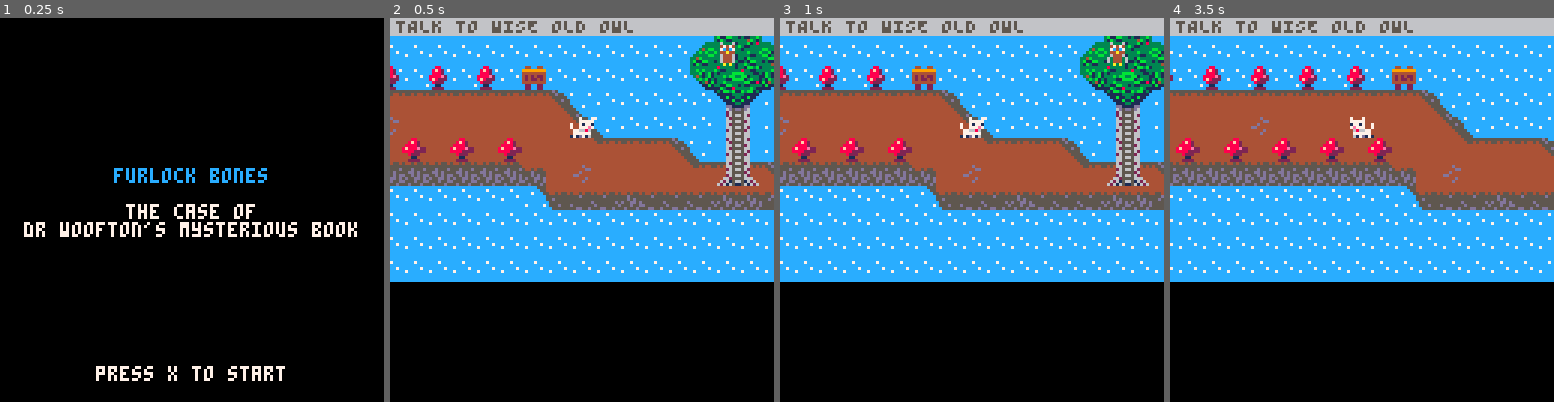
Above: before the commit, frames 1-4 (left to right).
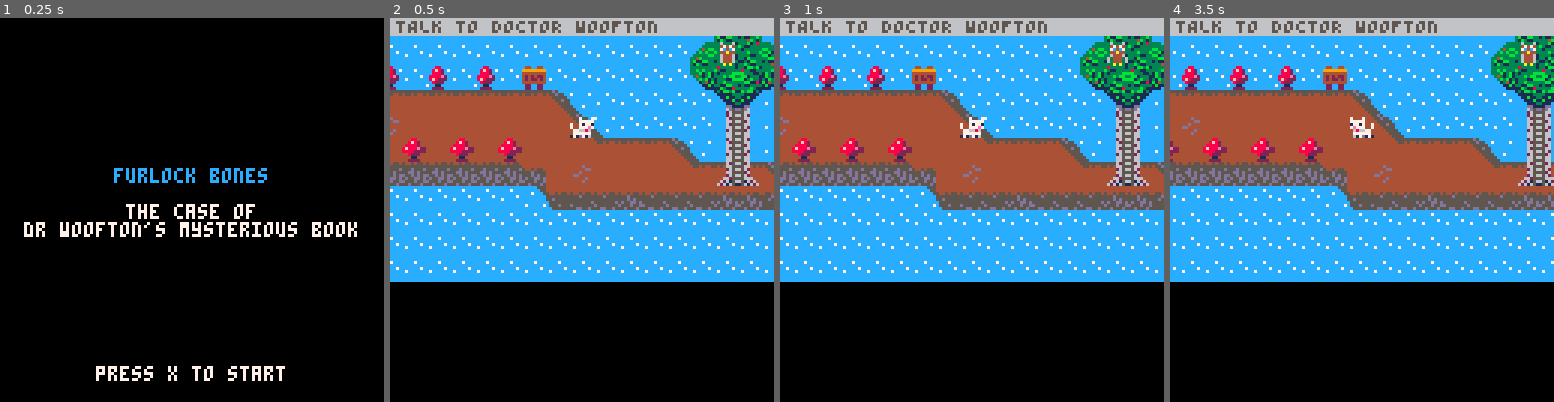
Above: after the commit, the same moments.

Repository: Mackeriah/FurlockBones-game
Game: PICO-8 cartridge furlock bones.p8
The game is run twice, just before and just after one commit, with the same random seed, the same clock (stepped at 60 frames per second) and the same inputs.
Inputs:
- Up to frame 1 (0.25 s): no input
- Up to frame 2 (0.5 s): tap X (X key) at 0.33 s
- Up to frame 3 (1 s): tap O (Z key) at 0.7 s
- Up to frame 4 (3.5 s): tap X (X key) at 1.07, 1.85, 2.97 s; hold Right 1.6-2.1 s; tap O (Z key) every 0.4 s from 1.7 to 3.3 s; hold Up 2.15-2.42 s; hold Right 2.47-3.03 s; hold Left from 3.08 s (still down)

Frame 1 is identical in both runs. In frame 2, 0.5% of the frame differs, in the area x 27-70%, y 0-4%; in frame 3, 0.5%; in frame 4, 20%, in the area x 0-100%, y 0-67%.

Commit message:
working on owl library scene

Diff:
--- a/furlock bones.p8
+++ b/furlock bones.p8
@@ -32,8 +32,7 @@
 	init_objective()
 	lost_animals()
 	shakeAmount = 0
-	objective.current = "TALK TO WISE OLD OWL"
-	--leavesExist = false
+	--objective.current = "TALK TO WISE OLD OWL"
 	leaves = {} -- used to store leaves, obvs
 	leafCount = 0
 end
@@ -191,13 +190,19 @@
 				if objective.current == "TALK TO WISE OLD OWL" then
 					new_conversation({"hello furlock", "so woofton wants to know", "about foxes eh?", "let me see what i can find"})
 					if (btnp(❎)) then
-						conversation_state = "none"
-						showDoor = true
-						owlInLibrary = true
+						conversation_state = "owllibrary1"
 					end
 				else
 					new_conversation({"hurrumph!","can't you see i was","doing my exercises?"})
 					if (btnp(❎)) then conversation_state = "owl_grumpy_1" end
+				end
+
+			elseif conversation_state == "owllibrary1" then
+				new_conversation({"i'll go downstairs into","my library to look","please wait here"})
+				if (btnp(❎)) then
+					conversation_state = "none"
+					showDoor = true
+					owlInLibrary = true
 				end
 
 			elseif conversation_state == "owl_grumpy_1" then
@@ -574,9 +579,9 @@
 	player.direction = 1
 	player.velocity_x = 0
 	player.velocity_y = 0
-	player.max_x_speed = 2 -- 1
-	player.max_y_speed = 2 -- 1
-	player.acceleration = 0.5 -- 0.2
+	player.max_x_speed = 1 -- 2
+	player.max_y_speed = 1 -- 2
+	player.acceleration = 0.2 -- 0.5
 	player.drag = 0.7 -- 1 = no slow down, 0 = instant halt
 	player.width = 7
 	player.height = 7
@@ -886,7 +891,7 @@
 		print("whoops!", owl.x+15, owl.y+30, 0)
 		if leafCount < 5 then
 			for i=1, 5 do
-				make_leaf(owl.x+8+rnd(30)-15,owl.y)
+				make_leaf(owl.x+5+rnd(30)-15,owl.y+rnd(10))
 			end
 		end
 	end
@@ -895,7 +900,7 @@
 		print("need that anyway", owl.x-60, owl.y+26, 0)
 		if leafCount < 10 then
 			for i=1, 5 do
-				make_leaf(owl.x+8+rnd(30)-15,owl.y)
+				make_leaf(owl.x+5+rnd(30)-15,owl.y+rnd(10))
 			end
 		end
 	end
@@ -905,7 +910,7 @@
 		print("where that was!", owl.x-58, owl.y+29, 0)
 		if leafCount < 15 then
 			for i=1, 5 do
-				make_leaf(owl.x+8+rnd(30)-15,owl.y)
+				make_leaf(owl.x+5+rnd(30)-15,owl.y+rnd(10))
 			end
 		end
 	end
@@ -915,7 +920,7 @@
 		print("good...", owl.x+30, owl.y+22, 0)
 		if leafCount < 20 then
 			for i=1, 5 do
-				make_leaf(owl.x+8+rnd(30)-15,owl.y)
+				make_leaf(owl.x+5+rnd(30)-15,owl.y+rnd(10)-5)
 			end
 		end
 	end
@@ -925,7 +930,7 @@
 		print("mother!", owl.x-30, owl.y+18, 0)
 		if leafCount < 40 then
 			for i=1, 5 do
-				make_leaf(owl.x+8+rnd(30)-15,owl.y)
+				make_leaf(owl.x+5+rnd(30)-15,owl.y+rnd(10)-5)
 			end
 		end
 	end
@@ -998,24 +1003,26 @@
 end
 
 function leaf_physics(leaf)
-    leaf.x += leaf.accelx -- x movement
-    leaf.y += leaf.accely -- y movement
-
-    -- gravity
-	if leaf.y <= 50 then
-    	leaf.accely += (rnd(.01))
-	end
-
-    -- apply horizontal movement unless on ground
-    -- if leaf.accely != 0 then
-	-- 	leaf.accelx += (rnd(0.01) - 0.005)
-    -- end
-
     -- delete leaf if drops off screen
     if leaf.y > 55 then
         leaf.accely = 0
 		--del(leaves,leaf)
+    else
+		leaf.x += leaf.accelx -- x movement
+    	leaf.y += leaf.accely -- y movement
+	end
+
+    -- gravity
+	if leaf.y <= 50 then
+    	leaf.accely += (rnd(.005))
+	end
+
+    -- apply horizontal movement unless on ground
+    if leaf.accely != 0 then
+		leaf.accelx += (rnd(0.01) - 0.005)
     end
+
+
 end
 
 function draw_leaf(leaf)
